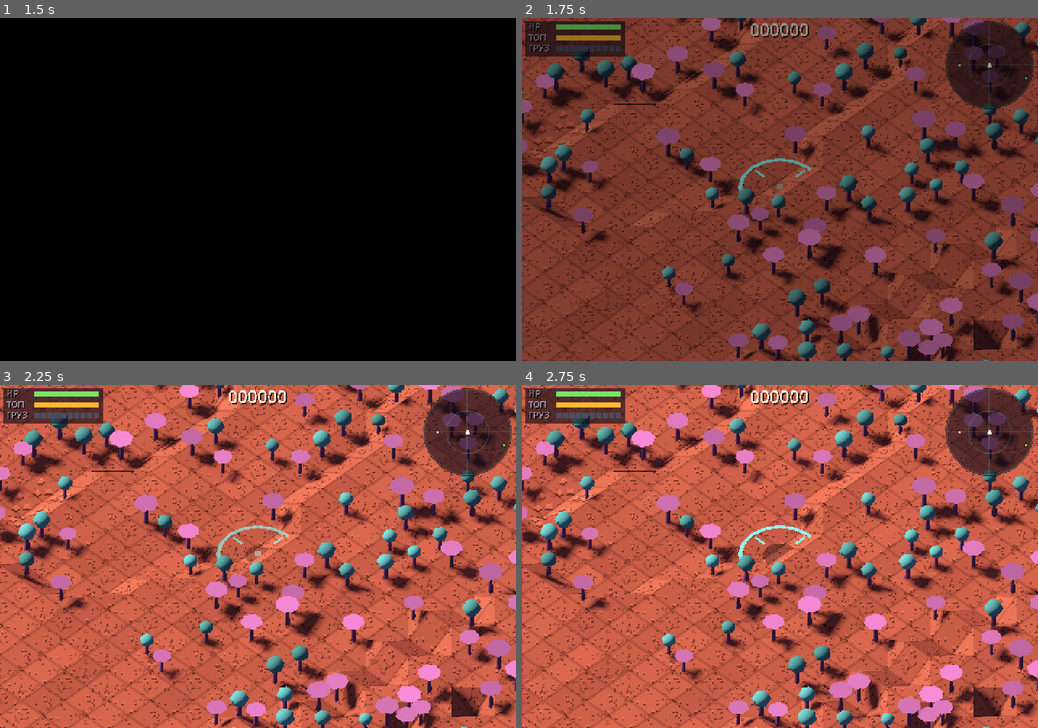
Above: before the commit, frames 1-4 (two rows, left to right).
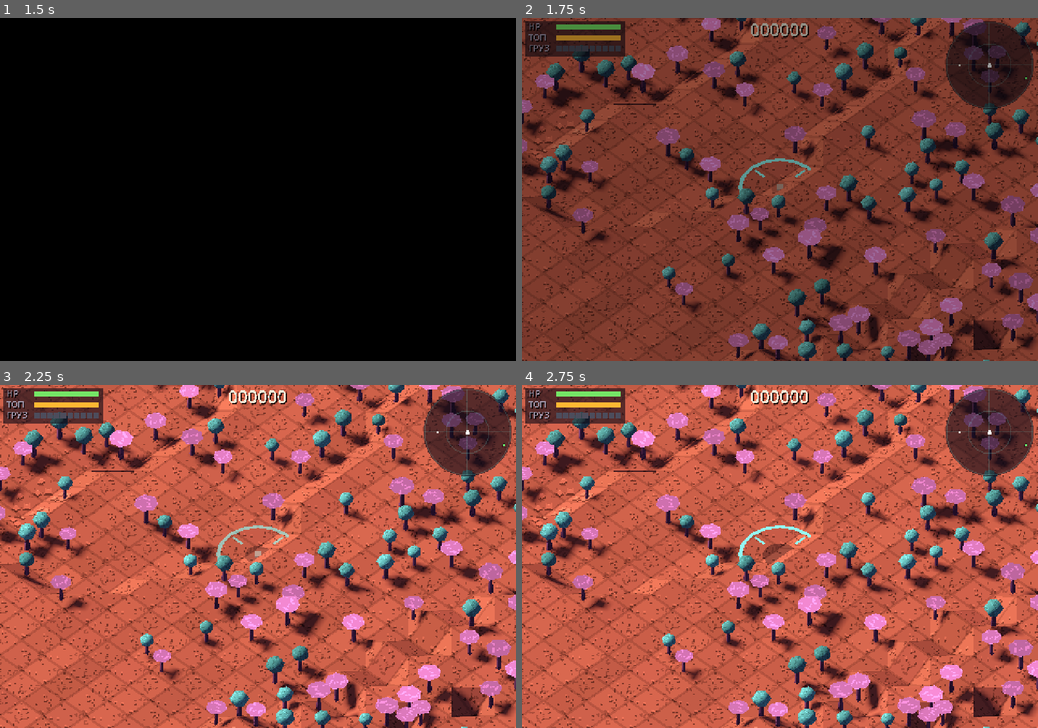
Above: after the commit, the same moments.

Repository: nogitjusthub/explorer
Game: Godot game, scene res://src/main/main.tscn
Same seed, same stepped clock (60 frames per second), same inputs: the game is played once before the commit and once after it.
Inputs (mouse positions are in pixels of both pictures, inside the frame that each line leads up to):
- Up to frame 1 (1.5 s): click "ВЫСАДКА [F]" at 0.5 s; tap Enter (ui_accept) at 1.25 s; move the mouse to (371, 172) at 1.27 s; hold D (move_right) from 1.28 s (still down); tap Q (cam_left) at 1.35 s; click (371, 172) at 1.42 s
- Up to frame 2 (1.75 s): keep holding D (move_right); tap Enter (ui_accept) at 1.52 s
- Up to frame 3 (2.25 s): release D (move_right) at 2 s; drag from (154, 573) to (232, 625) at 2.02 s
- Up to frame 4 (2.75 s): no input

Frame 1 is identical in both runs. In frame 2, 1.2% of the frame differs, in the area x 0-100%, y 0-99%; in frame 3, 1.8%, in the area x 0-100%, y 0-100%; in frame 4, 1.8%.

Commit message:
M5: пиксельные узоры деревьев и находок
M5, step 4 - trees and pickups (patterns in the shaders, in mesh space,
so they stick to the model and spin with pickups; only brightness
changes - colors, glow and outlines as before):
- tree.gdshader, pattern per material: bark (grooves with breaks,
  knots; growth rings on the cut ends of fallen logs), coral crown
  (light polyps, dark pores), mushroom crown (light freckles on top,
  radial gills underneath).
- pickup.gdshader, pattern per shape (scaled by PickupKind.size):
  crystal sparkles and a highlight at the tip, sample band with a light
  mark, core light rings running upward, gear dark hub and light bevel on
  the teeth, jerrycan raised cross on the sides and a dark cap.

Co-Authored-By: Claude Opus 5.5 (1M context) <noreply@anthropic.com>
Claude-Session: https://claude.ai/code/session_01GJC6bC9e6XpvUUnT5cavAj

Diff:
--- a/src/pickups/pickup_field.gd
+++ b/src/pickups/pickup_field.gd
@@ -215,11 +215,20 @@
 		node.add_child(mmi)
 
 
+## Пиксельный узор находки по форме (pickup.gdshader, pattern).
+const PATTERNS := {
+	PickupKind.Shape.CRYSTAL: 1, PickupKind.Shape.CAPSULE: 2, PickupKind.Shape.ORB: 3,
+	PickupKind.Shape.GEAR: 4, PickupKind.Shape.JERRYCAN: 5,
+}
+
+
 static func _make_mesh(kind: PickupKind, shader: Shader, outline: Material) -> Mesh:
 	var mat := ShaderMaterial.new()
 	mat.shader = shader
 	mat.set_shader_parameter("base_color", kind.color)
 	mat.set_shader_parameter("glow", kind.glow)
+	mat.set_shader_parameter("size", kind.size)
+	mat.set_shader_parameter("pattern", PATTERNS.get(kind.shape, 0))
 	mat.next_pass = outline
 	var s := kind.size
 	var mesh: Mesh
--- a/src/render/shaders/pickup.gdshader
+++ b/src/render/shaders/pickup.gdshader
@@ -1,6 +1,10 @@
 // Находки: вращаются, покачиваются и вспыхивают (анимация в шейдере — без скриптов на каждую).
 // Без освещения сцены: собственное простое затенение, чтобы цвет читался на любом грунте;
 // тёмный контур — вторым проходом (pickup_outline.gdshader).
+// Пиксельный узор (M5) — по координатам меша до поворота (держится на находке), сетка PX × size:
+// 1 — кристалл (искры внутри, блик у вершины), 2 — образец (тёмный поясок со светлой меткой),
+// 3 — ядро (светлые кольца-разряды бегут снизу вверх), 4 — шестерёнка (тёмная ступица, светлая фаска
+// зубьев), 5 — канистра (выпуклый крест на боках, тёмная крышка горлышка).
 shader_type spatial;
 render_mode unshaded, cull_back;
 
@@ -8,14 +12,20 @@
 
 uniform vec4 base_color : source_color = vec4(1.0);
 uniform float glow = 0.5;
+uniform int pattern = 0;
+uniform float size = 0.3;               // размер находки (PickupKind.size): узор — в долях от него
 
 varying vec3 world_pos;
+varying vec3 obj_pos;
+varying vec3 obj_nrm;
 varying float shade;
 varying float flash;
 
 void vertex() {
 	// Фаза от позиции экземпляра — соседние находки не мигают в такт.
 	vec3 origin = MODEL_MATRIX[3].xyz;
+	obj_pos = VERTEX / size;
+	obj_nrm = NORMAL;
 	float phase = fract(sin(dot(origin.xz, vec2(12.9898, 78.233))) * 43758.5453) * 6.2832;
 	float a = TIME * 1.6 + phase;
 	mat2 r = mat2(vec2(cos(a), -sin(a)), vec2(sin(a), cos(a)));
@@ -28,8 +38,45 @@
 	flash = pow(max(sin(TIME * 2.5 + phase), 0.0), 12.0);
 }
 
+// Яркость узора в точке p (координаты меша в долях size), n — нормаль меша.
+float detail(vec3 p, vec3 n) {
+	const float PX = 0.08;
+	vec3 q = floor(p / PX);
+	if (pattern == 1) {                               // кристалл
+		if (p.y > 0.55) {
+			return 1.25;
+		}
+		return vhash(q.xz + q.y * 7.1) > 0.9 ? 1.2 : 1.0;
+	} else if (pattern == 2) {                        // образец
+		if (abs(p.y) < 0.12) {
+			float col = floor((atan(p.z, p.x) / 6.2831853 + 0.5) * 8.0);
+			return col == 0.0 && abs(p.y) < 0.06 ? 1.3 : 0.55;
+		}
+		return 1.0;
+	} else if (pattern == 3) {                        // ядро
+		return fract(p.y * 2.5 - TIME * 0.8) < 0.14 ? 1.4 : 0.95;
+	} else if (pattern == 4) {                        // шестерёнка
+		float r = length(p.xz);
+		if (r < 0.26) {
+			return 0.62;
+		}
+		return n.y > 0.5 && r > 0.5 ? 1.15 : 1.0;
+	} else if (pattern == 5) {                        // канистра
+		if (p.y > 0.47) {
+			return p.x > 0.15 ? 0.45 : 1.0;           // крышка горлышка; ручка — как бак
+		}
+		if (abs(n.z) > 0.7) {
+			float x = abs(p.x) / 0.36;
+			float y = abs(p.y) / 0.45;
+			return abs(x - y) < 0.14 && x < 0.85 ? 1.18 : 1.0;
+		}
+		return 1.0;
+	}
+	return 1.0;
+}
+
 void fragment() {
-	vec3 c = base_color.rgb * shade * (0.85 + 0.3 * glow);
+	vec3 c = base_color.rgb * shade * (0.85 + 0.3 * glow) * detail(obj_pos, obj_nrm);
 	c = mix(c, vec3(1.0), flash * 0.7);
 	ALBEDO = mix(weather_grade(c) * (1.0 - 0.5 * storm_shade(world_pos)), weather_color(world_pos), vis_hidden(world_pos));
 }
--- a/src/render/shaders/tree.gdshader
+++ b/src/render/shaders/tree.gdshader
@@ -1,4 +1,8 @@
 // Деревья (MultiMesh): цвет экземпляра в COLOR, светящиеся кроны через glow.
+// Пиксельный узор (M5) — по координатам самого меша (узор держится на дереве), квантованным в сетку
+// PX: pattern 1 — кора (продольные бороздки с разрывами, сучки; на торцах поваленного ствола — годичные
+// кольца), 2 — коралловая крона (светлые бугорки-полипы, тёмные поры), 3 — грибовидная крона (сверху
+// светлые крапины, снизу радиальные пластинки). Узор только меняет яркость цвета — палитра прежняя.
 shader_type spatial;
 render_mode cull_back, diffuse_lambert, specular_disabled;
 
@@ -6,15 +10,70 @@
 
 uniform vec4 base_color : source_color = vec4(1.0);
 uniform float glow = 0.0;
+uniform int pattern = 0;
+
+const float PX = 0.03;                  // шаг пиксельной сетки узора (в единицах меша)
 
 varying vec3 world_pos;
+varying vec3 obj_pos;
+varying vec3 obj_nrm;
 
 void vertex() {
 	world_pos = (MODEL_MATRIX * vec4(VERTEX, 1.0)).xyz;
+	obj_pos = VERTEX;
+	obj_nrm = NORMAL;
+}
+
+float h2(vec2 p) {
+	return vhash(p);
+}
+
+// Кора: столбцы по окружности ствола — часть из них бороздки (темнее) с разрывами, редкие сучки;
+// торцы — годичные кольца.
+float bark(vec3 p, vec3 n) {
+	if (abs(n.y) > 0.7) {
+		float ring = floor(length(p.xz) / (PX * 0.8));
+		return mod(ring, 2.0) < 0.5 ? 0.85 : 1.05;
+	}
+	float col = floor((atan(p.z, p.x) / 6.2831853 + 0.5) * 10.0);
+	float row = floor(p.y / PX);
+	float k = 1.0;
+	if (h2(vec2(col, 3.7)) < 0.4 && h2(vec2(col, row)) > 0.15) {
+		k = 0.8;
+	}
+	if (h2(vec2(col * 1.3, row * 0.7)) > 0.97) {
+		k = 0.65;
+	}
+	return k;
+}
+
+// Коралл: ячейки поверхности — светлые полипы и тёмные поры.
+float coral(vec3 p) {
+	vec3 q = floor(p / PX);
+	float r = h2(q.xz + q.y * 17.3);
+	return r > 0.88 ? 1.18 : (r < 0.12 ? 0.8 : 1.0);
+}
+
+// Гриб: верх шляпки — крапины 2×2 пикселя, низ — радиальные пластинки.
+float shroom(vec3 p, vec3 n) {
+	if (n.y > 0.4) {
+		vec2 c = floor(p.xz / (PX * 2.0));
+		return h2(c + 5.1) > 0.82 ? 1.22 : 1.0;
+	}
+	float col = floor((atan(p.z, p.x) / 6.2831853 + 0.5) * 18.0);
+	return mod(col, 2.0) < 0.5 ? 0.82 : 0.98;
 }
 
 void fragment() {
-	vec3 albedo = base_color.rgb * COLOR.rgb;
+	float k = 1.0;
+	if (pattern == 1) {
+		k = bark(obj_pos, obj_nrm);
+	} else if (pattern == 2) {
+		k = coral(obj_pos);
+	} else if (pattern == 3) {
+		k = shroom(obj_pos, obj_nrm);
+	}
+	vec3 albedo = base_color.rgb * COLOR.rgb * k;
 	float hidden = vis_hidden(world_pos);
 	albedo = weather_grade(albedo);
 	ALBEDO = albedo * (1.0 - hidden) * (1.0 - storm_shade(world_pos));
--- a/src/render/terrain_materials.gd
+++ b/src/render/terrain_materials.gd
@@ -31,7 +31,7 @@
 	trunk.height = 0.65
 	trunk.radial_segments = 5
 	trunk.rings = 0
-	trunk.material = _tree_material(tree_shader, Color(0.36, 0.24, 0.34), 0.0)
+	trunk.material = _tree_material(tree_shader, Color(0.36, 0.24, 0.34), 0.0, 1)          # кора
 	trunk_mesh = trunk
 
 	var coral := SphereMesh.new()       # кораллоподобная крона
@@ -39,7 +39,7 @@
 	coral.height = 0.45
 	coral.radial_segments = 6
 	coral.rings = 3
-	coral.material = _tree_material(tree_shader, Color(0.26, 0.5, 0.48), 0.06)      # приглушённая бирюза
+	coral.material = _tree_material(tree_shader, Color(0.26, 0.5, 0.48), 0.06, 2)   # приглушённая бирюза, полипы
 	crown_meshes.append(coral)
 
 	var shroom := CylinderMesh.new()    # грибовидная крона
@@ -48,7 +48,7 @@
 	shroom.height = 0.18
 	shroom.radial_segments = 7
 	shroom.rings = 0
-	shroom.material = _tree_material(tree_shader, Color(0.52, 0.35, 0.5), 0.05)      # приглушённый пурпур
+	shroom.material = _tree_material(tree_shader, Color(0.52, 0.35, 0.5), 0.05, 3)   # приглушённый пурпур, крапины
 	crown_meshes.append(shroom)
 
 	var fallen := CylinderMesh.new()
@@ -61,9 +61,11 @@
 	log_mesh = fallen
 
 
-static func _tree_material(shader: Shader, color: Color, glow: float) -> ShaderMaterial:
+## pattern — пиксельный узор tree.gdshader: 1 — кора, 2 — коралл, 3 — гриб.
+static func _tree_material(shader: Shader, color: Color, glow: float, pattern: int) -> ShaderMaterial:
 	var m := ShaderMaterial.new()
 	m.shader = shader
 	m.set_shader_parameter("base_color", color)
 	m.set_shader_parameter("glow", glow)
+	m.set_shader_parameter("pattern", pattern)
 	return m
Not shown, changed: docs/GDD.md
